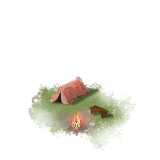
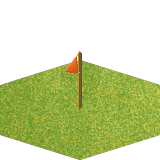
Before/after of a 160x160 layered artwork. What changed in the layer stack:
hid group "home" (35 layers) over [0, 51, 160, 156]
added group "goalpost" with 3 layers above "Wklejona warstwa" over [0, 51, 160, 160]
added layer "camera #3" in group "goalpost" over [64, 52, 80, 73]
added layer "camera #2" in group "goalpost" over [78, 51, 82, 109]
showed "Wklejona warstwa" over [0, 60, 160, 160]
